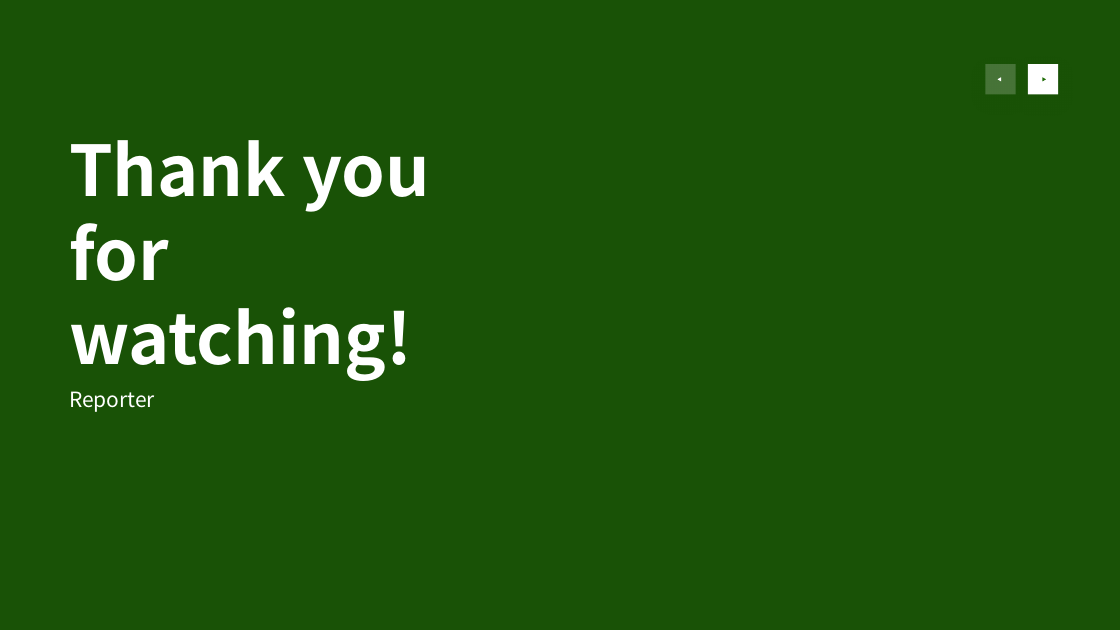
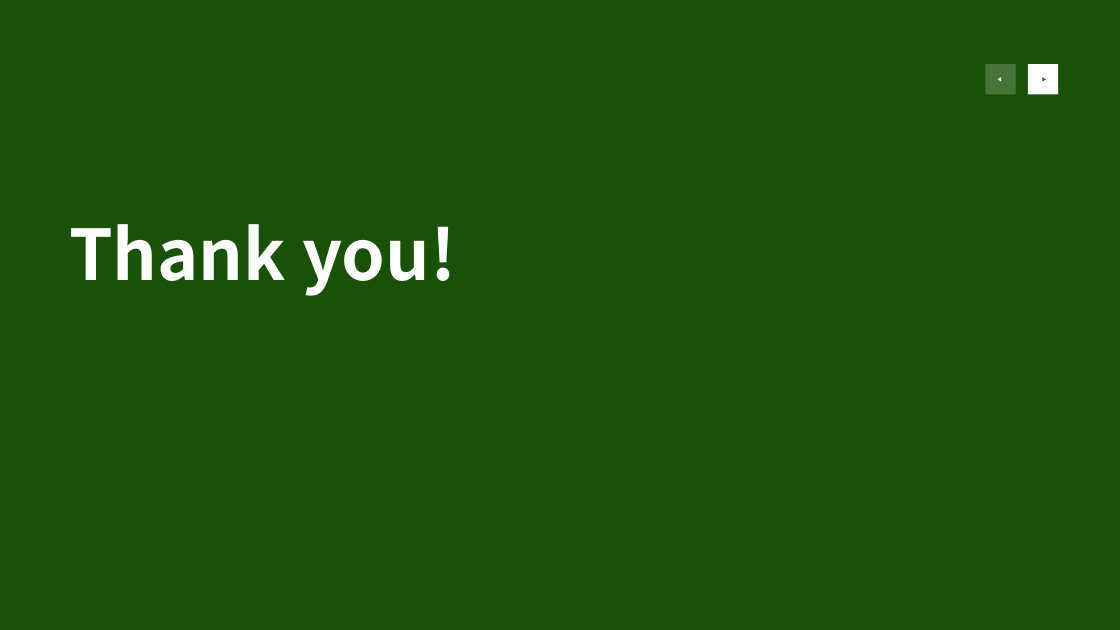
Before and after one commit to adithi21/NASA_Hackathon_2024_Meteoric_Minds, a slide deck: slide 10 of Leveraging Earth Observation Data for Informed Agricultural Decision-Making - Meteoric Minds.pptx (slide 9 before the commit). Drawn at 1120x630 pixels with LibreOffice and Linux fonts; fonts in the diff are those of the drawing; background and template pictures are left out. Boxes give left, top, right and bottom in pixels: in the first picture for what was removed or moved away, otherwise in the second. Text is boxed around its words. In the diff, an @@ line names an element or a change of style, - is before the commit and + after.

```diff
--- a/Leveraging Earth Observation Data for Informed Agricultural Decision-Making - Meteoric Minds.pptx
+++ b/Leveraging Earth Observation Data for Informed Agricultural Decision-Making - Meteoric Minds.pptx
@@ title at [69,224,456,296]: text changed @@
-Thank you for watching!
+Thank you!
@@ text removed at [69,391,155,412] @@
-Reporter
```
Also in this commit, not shown: 4 other slides changed, 3 slides added, 2 slides removed, 3 other files.
